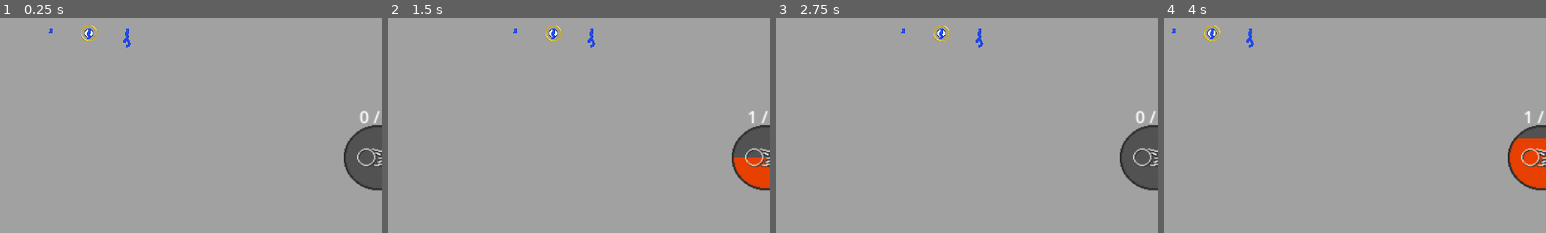
Above: before the commit, frames 1-4 (left to right).
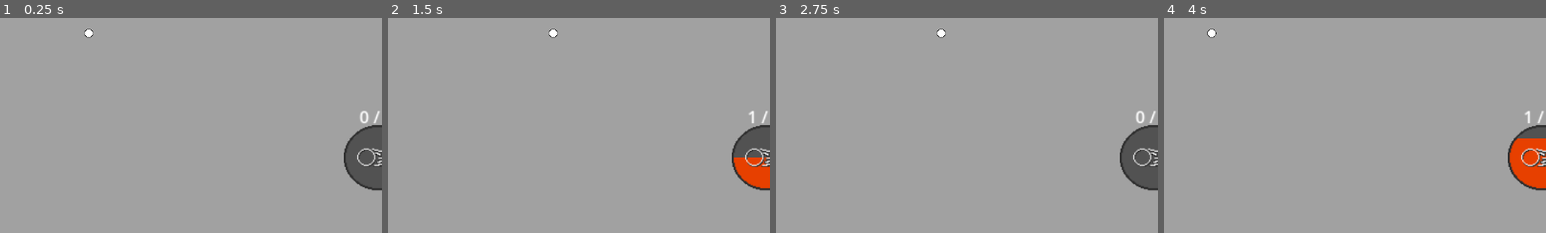
Above: after the commit, the same moments.

Repository: Let-Me-Use-A-Username/Geometrical
Game: Godot game, scene res://src/Scenes/Levels/level.tscn
Same seed, same stepped clock (60 frames per second), same inputs: the game is played once before the commit and once after it.
Inputs (mouse positions are % of the whole screen's width and height, from its top left):
- Up to frame 1 (0.25 s): no input
- Up to frame 2 (1.5 s): tap Enter at 0.5 s; move the mouse to (72, 45) at 0.52 s; hold D (right) 0.53-1.25 s; hold Space (dash) 0.53-1.25 s; click (72, 45) at 0.67 s; drag from (30, 55) to (60, 49) at 1.27 s
- Up to frame 3 (2.75 s): move the mouse to (60, 28) at 2.02 s; hold D (right) from 2.03 s (still down); hold F (secondary_ability) from 2.03 s (still down)
- Up to frame 4 (4 s): release D (right) at 2.75 s; release F (secondary_ability) at 2.75 s; drag from (45, 70) to (60, 49) at 2.77 s; tap Enter at 3.5 s; move the mouse to (80, 65) at 3.52 s; hold A (left) from 3.53 s (still down); hold Space (dash) from 3.53 s (still down)
The pictures show only the part of the screen within x 38-88%, y 45-95%; the shares and areas given below are measured in that part.

The runs differ from the first frame. In frame 1, 0.2% of the frame differs, in the area x 12-35%, y 3-14%; in frame 2, 0.2%; in frame 3, 0.2%; in frame 4, 0.3%, in the area x 2-24%, y 3-14%.
Error before the commit: Invalid assignment of property or key 'visible' with value of type 'bool' on a base object of type 'null instance'. (res://src/Scenes/Actors/Actor_Abilities/Pl…

Commit message:
Braindamage

Diff:
--- a/src/Scenes/Actors/Actor_Abilities/PlayerAbilities/Rings_Controller.gd
+++ b/src/Scenes/Actors/Actor_Abilities/PlayerAbilities/Rings_Controller.gd
@@ -3,18 +3,15 @@
 
 signal thunder_strike
 
-@onready var thunder_sprite = get_node("AnimatedSprite2D") as AnimatedSprite2D
-
-# Called when the node enters the scene tree for the first time.
-func _ready() -> void:
-	thunder_sprite.visible = false
+@onready var ring_area = get_node("Rings_Area") as Area2D
 
 
-# Called every frame. 'delta' is the elapsed time since the previous frame.
-func _process(delta: float) -> void:
-	pass
+func _ready() -> void:
+	self.visible = false
+	ring_area.collision_layer = 1
+	ring_area.collision_mask = 2
 
 
-func _on_rings_area_body_entered(body: Node2D) -> void:
-	if body.is_in_group("Enemies"):
-		thunder_sprite.position
+func _process(delta: float) -> void:
+	if self.visible:
+		ring_area.monitorable = true
--- a/src/Scenes/Actors/Player.gd
+++ b/src/Scenes/Actors/Player.gd
@@ -11,6 +11,7 @@
 signal shockwave(origin: Node, damage: float)
 signal spaceshift(origin: Node, damage: float)
 signal summon_rings(duration: float)
+signal summon_shield(duration: float)
 
 enum States {IDLE, MOVE, DASH}
 var _state = States.IDLE
@@ -60,6 +61,7 @@
 	shockwave.connect(get_parent()._shockwave)
 	spaceshift.connect(state_machine.states['Dash'].on_spaceshift)
 	summon_rings.connect(get_parent()._summon_rings)
+	summon_shield.connect(get_parent()._summon_shield)
 	#Properties
 	_append_property_list()
 	_update_property_list()
@@ -142,11 +144,16 @@
 				_timer.start()
 		"Rings":
 			if _timer.time_left == 0:
+				if !get_node("Rings_Controller/Rings_Area").monitoring:
+					get_node("Rings_Controller/Rings_Area").monitoring = true
 				_duration_timer.connect("timeout", _on_ability_timer_timeout.bind(ability))
 				emit_signal("summon_rings", ability.ability_duration)
 				_timer.start()
 		"Absorb":
-			pass
+			if _timer.time_left == 0:
+				_duration_timer.connect("timeout", _on_ability_timer_timeout.bind(ability))
+				emit_signal("summon_shield", ability.ability_duration)
+				_timer.start()
 		"Shield":
 			pass
 
@@ -162,7 +169,8 @@
 		"Spaceshift":
 			pass
 		"Rings":
-			pass
+			get_node("Rings_Controller/Rings_Area").monitoring = false
+			get_node("Rings_Controller").visible = false
 		"Absorb":
 			pass
 		"Shield":
--- a/src/Scenes/Actors/Player.tscn
+++ b/src/Scenes/Actors/Player.tscn
@@ -6,7 +6,6 @@
 [ext_resource type="Script" path="res://src/Scenes/Actors/Actor_Abilities/PlayerAbilities/Rings_Controller.gd" id="3_3rhxn"]
 [ext_resource type="Script" path="res://src/Scenes/Actors/Actor_States/PlayerStates/PlayerStateMachine.gd" id="3_n8u1j"]
 [ext_resource type="Script" path="res://src/Scenes/Actors/Actor_States/PlayerStates/Idle.gd" id="4_y6fdd"]
-[ext_resource type="Texture2D" uid="uid://gyxdis6uxg7a" path="res://assets/UI/Abilities/Sprite-Ability-Rings-Thunder-0001-Sheet-Sheet.png" id="5_fab3u"]
 [ext_resource type="Script" path="res://src/Scenes/Actors/Actor_States/PlayerStates/Move.gd" id="5_pwcfs"]
 [ext_resource type="Script" path="res://src/Scenes/Actors/Actor_States/PlayerStates/Dash.gd" id="6_dhbsk"]
 [ext_resource type="Script" path="res://src/Scenes/Actors/Actor_Abilities/PlayerAbilities/upgrade_factory.gd" id="7_b61lc"]
@@ -23,44 +22,7 @@
 [ext_resource type="Script" path="res://src/Scenes/Actors/Actor_Abilities/PlayerAbilities/Doppelganger.gd" id="18_08n6u"]
 
 [sub_resource type="CircleShape2D" id="CircleShape2D_m7ulj"]
-radius = 33.0
-
-[sub_resource type="Animation" id="Animation_7odwn"]
-resource_name = "Thunder"
-loop_mode = 2
-tracks/0/type = "value"
-tracks/0/imported = false
-tracks/0/enabled = true
-tracks/0/path = NodePath("Sprite2D:texture")
-tracks/0/interp = 1
-tracks/0/loop_wrap = true
-tracks/0/keys = {
-"times": PackedFloat32Array(0.1, 1),
-"transitions": PackedFloat32Array(1, 1),
-"update": 1,
-"values": [ExtResource("5_fab3u"), ExtResource("5_fab3u")]
-}
-
-[sub_resource type="Animation" id="Animation_3qncx"]
-length = 0.001
-tracks/0/type = "value"
-tracks/0/imported = false
-tracks/0/enabled = true
-tracks/0/path = NodePath("Sprite2D:texture")
-tracks/0/interp = 1
-tracks/0/loop_wrap = true
-tracks/0/keys = {
-"times": PackedFloat32Array(0),
-"transitions": PackedFloat32Array(1),
-"update": 1,
-"values": [ExtResource("5_fab3u")]
-}
-
-[sub_resource type="AnimationLibrary" id="AnimationLibrary_6pdh4"]
-_data = {
-"RESET": SubResource("Animation_3qncx"),
-"Thunder": SubResource("Animation_7odwn")
-}
+radius = 28.0
 
 [sub_resource type="CircleShape2D" id="CircleShape2D_rqwmu"]
 radius = 7.0
@@ -90,19 +52,13 @@
 scale = Vector2(0.42, 0.42)
 texture = ExtResource("3_3d0iq")
 
-[node name="Sprite2D" type="Sprite2D" parent="Rings_Controller"]
-texture = ExtResource("5_fab3u")
-
 [node name="Rings_Area" type="Area2D" parent="Rings_Controller"]
+collision_layer = 0
+collision_mask = 0
 
 [node name="CollisionShape2D" type="CollisionShape2D" parent="Rings_Controller/Rings_Area"]
 position = Vector2(0, -8)
 shape = SubResource("CircleShape2D_m7ulj")
-
-[node name="AnimationPlayer" type="AnimationPlayer" parent="Rings_Controller"]
-libraries = {
-"": SubResource("AnimationLibrary_6pdh4")
-}
 
 [node name="PlayerBounds" type="CollisionShape2D" parent="."]
 position = Vector2(0, -8)
@@ -257,5 +213,4 @@
 position = Vector2(447, 200)
 enabled = false
 
-[connection signal="body_entered" from="Rings_Controller/Rings_Area" to="Rings_Controller" method="_on_rings_area_body_entered"]
 [connection signal="area_entered" from="CollitionArea" to="." method="_on_collition_area_area_entered"]
--- a/src/Scenes/Levels/GameHandler.gd
+++ b/src/Scenes/Levels/GameHandler.gd
@@ -178,3 +178,6 @@
 func _summon_rings(duration:float) -> void:
 	var rings = player.get_node("Rings_Controller")
 	rings.visible = true
+
+func _summon_shield(duration: float) -> void:
+	pass
Not shown, changed: src/Scenes/Actors/Actor_Abilities/PlayerAbilities/skills.txt
Not shown: 1 places in src/Scenes/Actors/Player.tscn that only renumber resources
